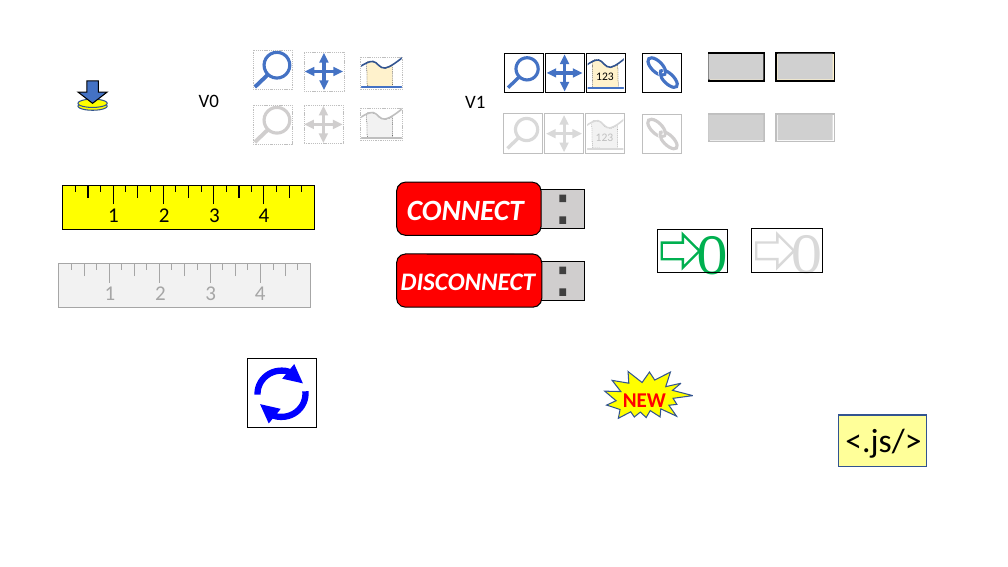
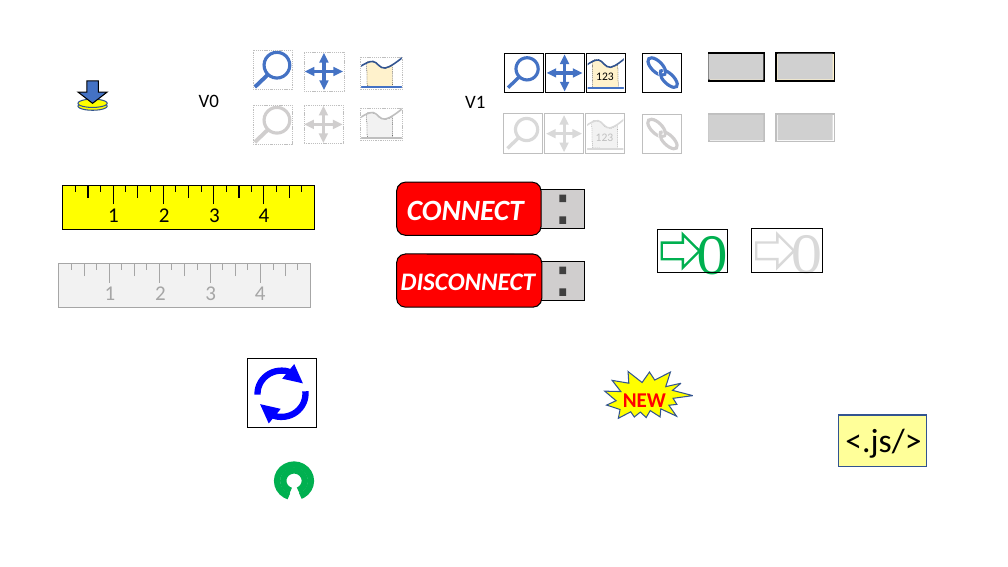
Before and after one commit to matsselen/IOLabWeb, a slide deck: slide 1 of images/IOLabWebImages.pptx. Drawn at 1008x567 pixels with LibreOffice and Linux fonts; fonts in the diff are those of the drawing; grey boxes stand for pictures. Boxes give left, top, right and bottom in pixels: in the first picture for what was removed or moved away, otherwise in the second. Text is boxed around its words. In the diff, an @@ line names an element or a change of style, - is before the commit and + after.

```diff
--- a/images/IOLabWebImages.pptx
+++ b/images/IOLabWebImages.pptx
@@ arc (boxed as its full ellipse) added at (278, 465, 312, 498), outline #00B050 6 pt @@
@@ arc (boxed as its full ellipse) added at (284, 470, 305, 491), outline #00B050 6 pt @@
```
